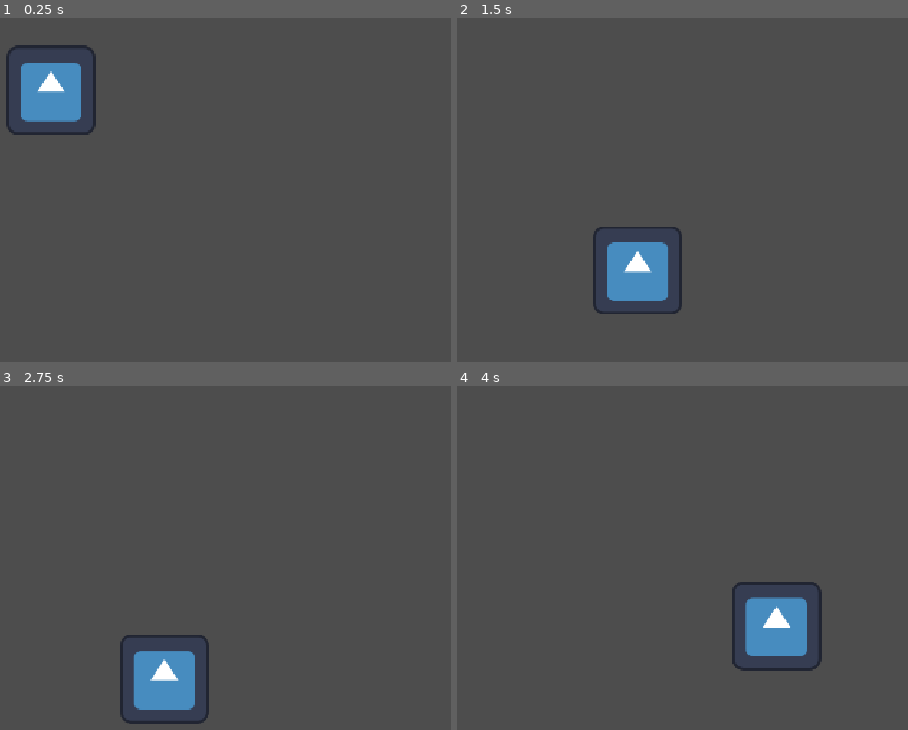
Above: before the commit, frames 1-4 (two rows, left to right).
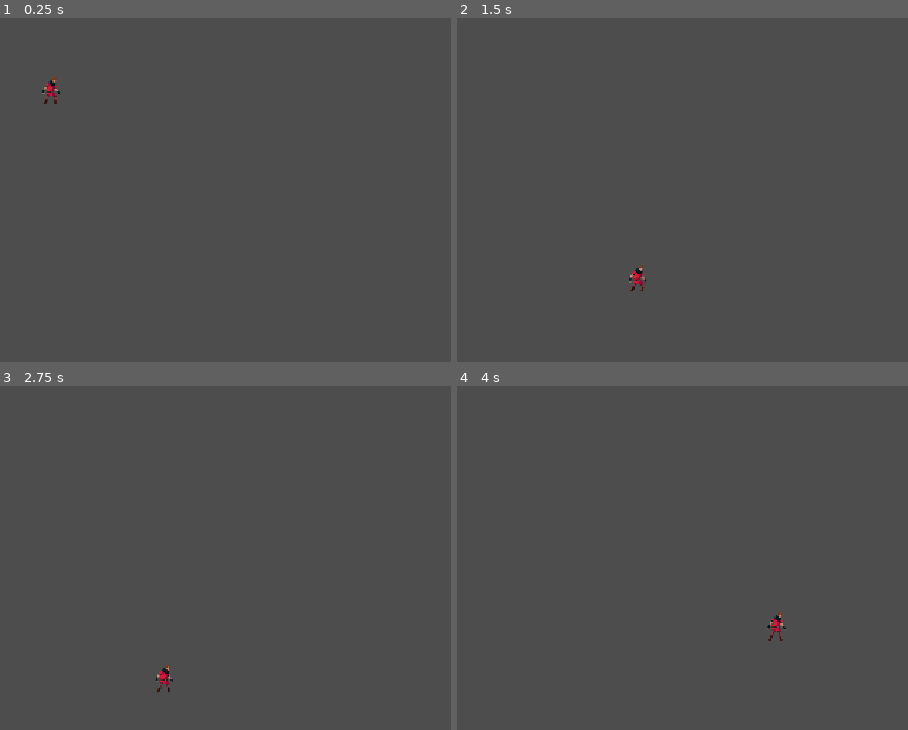
Above: after the commit, the same moments.

Repository: CarlesRa/mantle
Game: Godot game, scene res://sandbox/test_player.tscn
Same seed, same stepped clock (60 frames per second), same inputs: the game is played once before the commit and once after it. The project has no main scene, so this scene is started directly. The engine's default icon, where the game draws it, is replaced by a stand-in: a white triangle on a blue panel in a dark square.
Inputs:
- Up to frame 1 (0.25 s): no input
- Up to frame 2 (1.5 s): hold D (move_right) from 0.53 s (still down); tap W (jump) at 0.6, 0.77, 1.07, 1.35 s
- Up to frame 3 (2.75 s): tap W (jump) at 1.52, 1.82, 2.1 s; release D (move_right) at 2.03 s; hold A (move_left) from 2.03 s (still down)
- Up to frame 4 (4 s): release A (move_left) at 2.78 s; hold D (move_right) from 2.78 s (still down); tap W (jump) at 2.85, 3.02, 3.32, 3.6, 3.77 s

The runs differ from the first frame. In frame 1, 3.0% of the frame differs, in the area x 1-22%, y 7-35%; in frame 2, 2.9%; in frame 3, 3.0%; in frame 4, 3.1%, in the area x 60-81%, y 56-83%.

Commit message:
feat(player): apply PlayerForm stats, hitbox and sprite on startup

Diff:
--- a/entities/player/forms/base/base.tres
+++ b/entities/player/forms/base/base.tres
@@ -6,16 +6,4 @@
 [resource]
 script = ExtResource("1_k4kwo")
 sprite_frames = ExtResource("2_tc5te")
-id = &"base"
-display_name = "Base"
-move_speed = 160.0
-jump_velocity = -330.0
-air_jumps = 0
-glide_fall_speed = 0.0
-hitbox_size = Vector2(14, 38)
-sprite_frames = ExtResource("2_frames")
-sprite_offset = Vector2(0, -20.0)
-portal_color = Color(1.0, 0.78, 0.45, 1)
-world_tint = Color(1.0, 0.92, 0.8, 1)
-world_saturation = 0.55
-world_contrast = 0.95
+sprite_offset = Vector2(0, -20)
--- a/entities/player/player.gd
+++ b/entities/player/player.gd
@@ -3,20 +3,125 @@
 
 const GRAVITY_SETTING: String = "physics/2d/default_gravity"
 
-## Horizontal speed in px/s.
-@export var move_speed: float = 200.0
-## Initial vertical speed of a jump in px/s. Negative goes up.
-@export var jump_velocity: float = -400.0
+## Form the player starts with.
+@export var initial_form: PlayerForm
 ## Maximum downward speed in px/s.
 @export var max_fall_speed: float = 800.0
 ## Time in seconds a jump press is remembered before landing. 0.0 disables it.
 @export var jump_buffer_time: float = 0.1
+## Time in seconds after leaving a ledge during which a jump is still allowed.
+@export var coyote_time: float = 0.08
+
+## Current form. Use change_form() to modify it.
+var form: PlayerForm
+## Stats copied from the current form.
+var move_speed: float = 200.0
+var jump_velocity: float = -400.0
+var glide_fall_speed: float = 0.0
+var max_air_jumps: int = 0
 
 var gravity: float = float(ProjectSettings.get_setting(GRAVITY_SETTING))
+## Downward speed limit for the current frame. States lower it to glide.
+var fall_speed_limit: float = 800.0
+var air_jumps_left: int = 0
+var coyote_left: float = 0.0
+
+var _visuals: Node2D
+var _sprite: AnimatedSprite2D
+var _collision: CollisionShape2D
+
+# Nodes are cached on enter_tree because the StateMachine (a child) runs its
+# first state before this node's _ready.
+func _enter_tree() -> void:
+	_visuals = $Visuals as Node2D
+	_sprite = $Visuals/AnimatedSprite2D as AnimatedSprite2D
+	_collision = $CollisionShape2D as CollisionShape2D
+	fall_speed_limit = max_fall_speed
+	if initial_form:
+		_apply_form(initial_form)
+
+func _ready() -> void:
+	if form:
+		# Deferred so every listener in the scene is ready.
+		EventBus.player_form_changed.emit.call_deferred(form)
 
 func _physics_process(delta: float) -> void:
-	if not is_on_floor():
+	if is_on_floor() and velocity.y >= 0.0:
+		coyote_left = coyote_time
+		air_jumps_left = max_air_jumps
+	else:
+		coyote_left = maxf(coyote_left - delta, 0.0)
 		velocity.y += gravity * delta
-		velocity.y = minf(velocity.y, max_fall_speed)
+		velocity.y = minf(velocity.y, fall_speed_limit)
 
 	move_and_slide()
+
+## Switches to another form. Returns false if it is already the current form
+## or if the new hitbox does not fit where the player stands.
+func change_form(new_form: PlayerForm) -> bool:
+	if not new_form or new_form == form:
+		return false
+	if not _fits(new_form):
+		return false
+	_apply_form(new_form)
+	_flash()
+	EventBus.player_form_changed.emit(new_form)
+	return true
+
+## Plays an animation of the current form. Does nothing if it does not exist.
+func play_animation(animation: StringName, restart: bool = false) -> void:
+	if not _sprite.sprite_frames or not _sprite.sprite_frames.has_animation(animation):
+		return
+	if restart:
+		_sprite.stop()
+	_sprite.play(animation)
+
+## Turns the sprite towards the horizontal direction. 0 keeps the current side.
+func face(direction: float) -> void:
+	if is_zero_approx(direction):
+		return
+	_visuals.scale.x = signf(direction)
+
+## Spends one air jump. Returns false if none is left.
+func consume_air_jump() -> bool:
+	if air_jumps_left <= 0:
+		return false
+	air_jumps_left -= 1
+	return true
+
+## True if the hitbox of the candidate form does not overlap the world.
+func _fits(candidate: PlayerForm) -> bool:
+	var shape: RectangleShape2D = RectangleShape2D.new()
+	# Slightly smaller so standing on the floor is not counted as overlapping.
+	shape.size = candidate.hitbox_size - Vector2(2.0, 2.0)
+	var query: PhysicsShapeQueryParameters2D = PhysicsShapeQueryParameters2D.new()
+	query.shape = shape
+	query.transform = Transform2D(0.0, global_position + Vector2(0.0, -candidate.hitbox_size.y / 2.0))
+	query.collision_mask = collision_mask
+	query.exclude = [get_rid()]
+	return get_world_2d().direct_space_state.intersect_shape(query, 1).is_empty()
+
+func _apply_form(new_form: PlayerForm) -> void:
+	form = new_form
+	move_speed = new_form.move_speed
+	jump_velocity = new_form.jump_velocity
+	glide_fall_speed = new_form.glide_fall_speed
+	max_air_jumps = new_form.air_jumps
+	air_jumps_left = mini(air_jumps_left, max_air_jumps)
+
+	# A new shape per form: sub-resources of a scene are shared by all instances.
+	var shape: RectangleShape2D = RectangleShape2D.new()
+	shape.size = new_form.hitbox_size
+	_collision.shape = shape
+	_collision.position = Vector2(0.0, -new_form.hitbox_size.y / 2.0)
+
+	#var current_animation: StringName = _sprite.animation
+	_sprite.sprite_frames = new_form.sprite_frames
+	_sprite.offset = new_form.sprite_offset
+	#if not _sprite.sprite_frames.has_animation(current_animation):
+		#current_animation = PlayerAnimations.IDLE
+	#_sprite.play(current_animation)
+
+func _flash() -> void:
+		var tween: Tween = create_tween()
+		tween.tween_property(_visuals, "modulate", Color.WHITE, 0.3).from(Color(3.0, 3.0, 3.0))
--- a/entities/player/player.tscn
+++ b/entities/player/player.tscn
@@ -1,8 +1,8 @@
 [gd_scene format=3 uid="uid://c8uxatqpck3i1"]
 
 [ext_resource type="Script" uid="uid://c3coh5i4elwrq" path="res://entities/player/player.gd" id="1_bls4j"]
-[ext_resource type="Texture2D" uid="uid://cgjt48e16vs1n" path="res://icon.svg" id="2_8fjmc"]
 [ext_resource type="Script" uid="uid://ck8xgcqtq0oe7" path="res://_common/state_machine/state_machine.gd" id="2_fkugw"]
+[ext_resource type="SpriteFrames" uid="uid://cg3pgmg6isw5p" path="res://entities/player/forms/base/base_frames.tres" id="2_qiwj3"]
 [ext_resource type="Script" uid="uid://cxiktttybe14c" path="res://entities/player/states/player_idle_state.gd" id="4_fkugw"]
 [ext_resource type="Script" uid="uid://lusnt3w8nvm7" path="res://entities/player/states/player_move_state.gd" id="5_fkugw"]
 [ext_resource type="Script" uid="uid://cwcoele0pymka" path="res://entities/player/states/player_jump_state.gd" id="6_qiwj3"]
@@ -13,8 +13,12 @@
 [node name="Player" type="CharacterBody2D" unique_id=871748280]
 script = ExtResource("1_bls4j")
 
-[node name="Sprite2D" type="Sprite2D" parent="." unique_id=597616617]
-texture = ExtResource("2_8fjmc")
+[node name="Visuals" type="Node2D" parent="." unique_id=1170673224]
+
+[node name="AnimatedSprite2D" type="AnimatedSprite2D" parent="Visuals" unique_id=1733131734]
+sprite_frames = ExtResource("2_qiwj3")
+animation = &"run"
+autoplay = "idle"
 
 [node name="CollisionShape2D" type="CollisionShape2D" parent="." unique_id=933392897]
 shape = SubResource("RectangleShape2D_fkugw")
